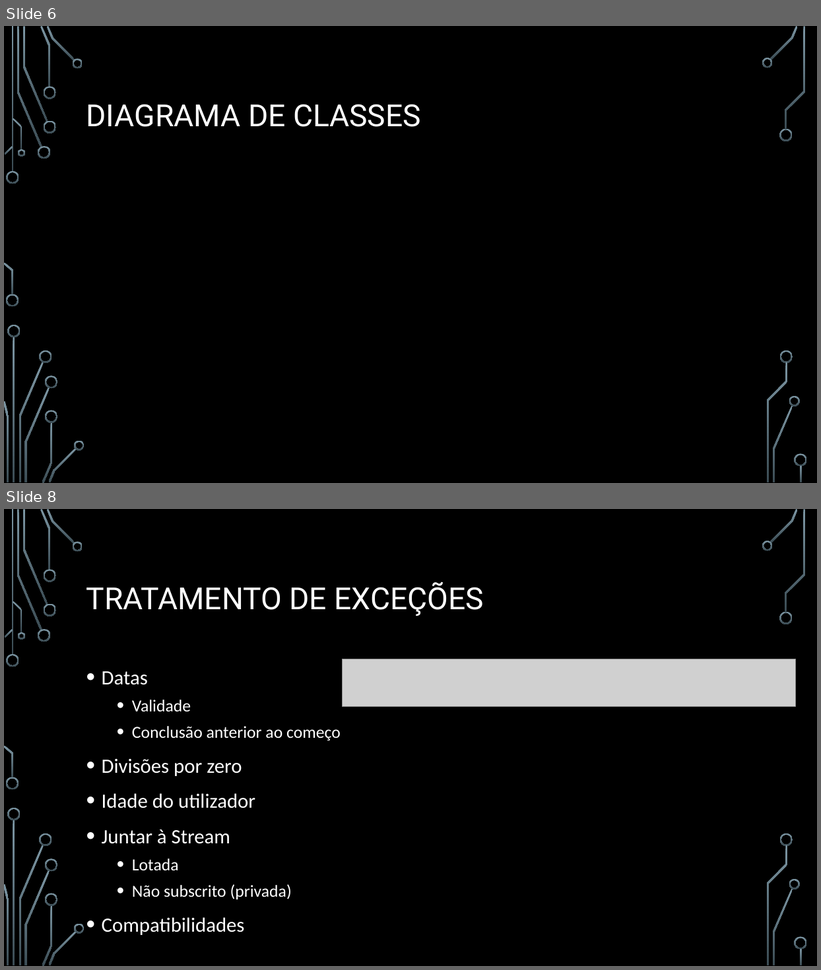
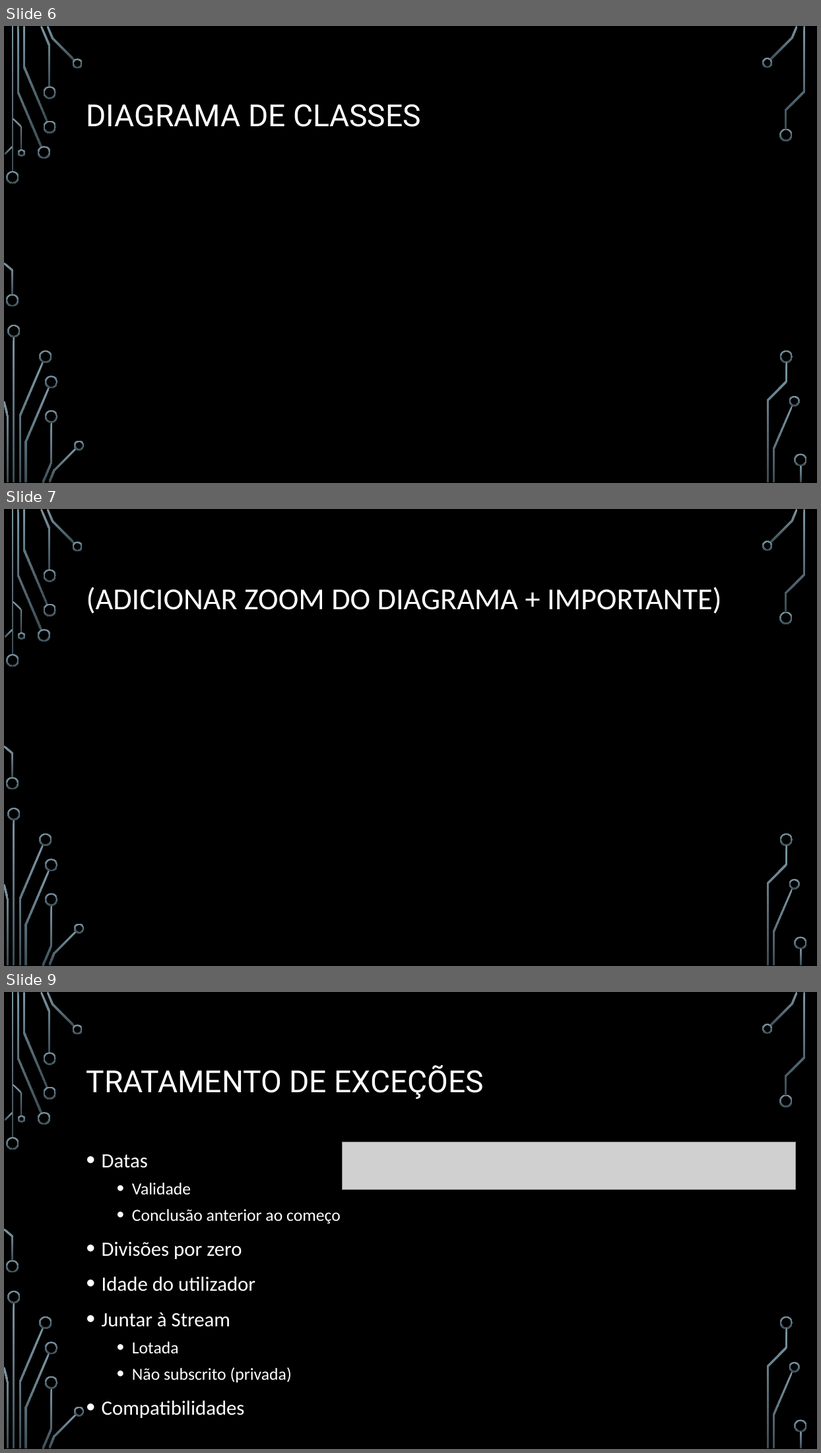
Before and after one commit to BrunoRosendo/StreamZ-AEDA-proj-, a slide deck: StreamZ.pptx. Shown one above the other, each under a label of ours: slides 6 and 8 before the commit, slides 6, 7 and 9 after it; the slides between them are not shown. The pictures are 821x970 and 821x1453 pixels, drawn with LibreOffice and Linux fonts; fonts in the diff are those of the drawing; grey boxes stand for pictures; background and template pictures are left out. Boxes give left, top, right and bottom in pixels: in the first picture for what was removed or moved away, otherwise in the second. Text is boxed around its words. In the diff, an @@ line names an element or a change of style, - is before the commit and + after.

```diff
--- a/StreamZ.pptx
+++ b/StreamZ.pptx
@@ slide 7 added at (4,509,817,966), background picture (left out); not listed: 36 template elements that a slide beside it also shows @@
@@ title added at (86,587,722,613), 36 pt, text #FFFFFF @@
+(ADICIONAR ZOOM DO DIAGRAMA + IMPORTANTE)
@@ what was slide 8 is now slide 9 @@
```
Also in this commit, not shown: 10 slides changed, 2 other slides added, 1 slide removed.
